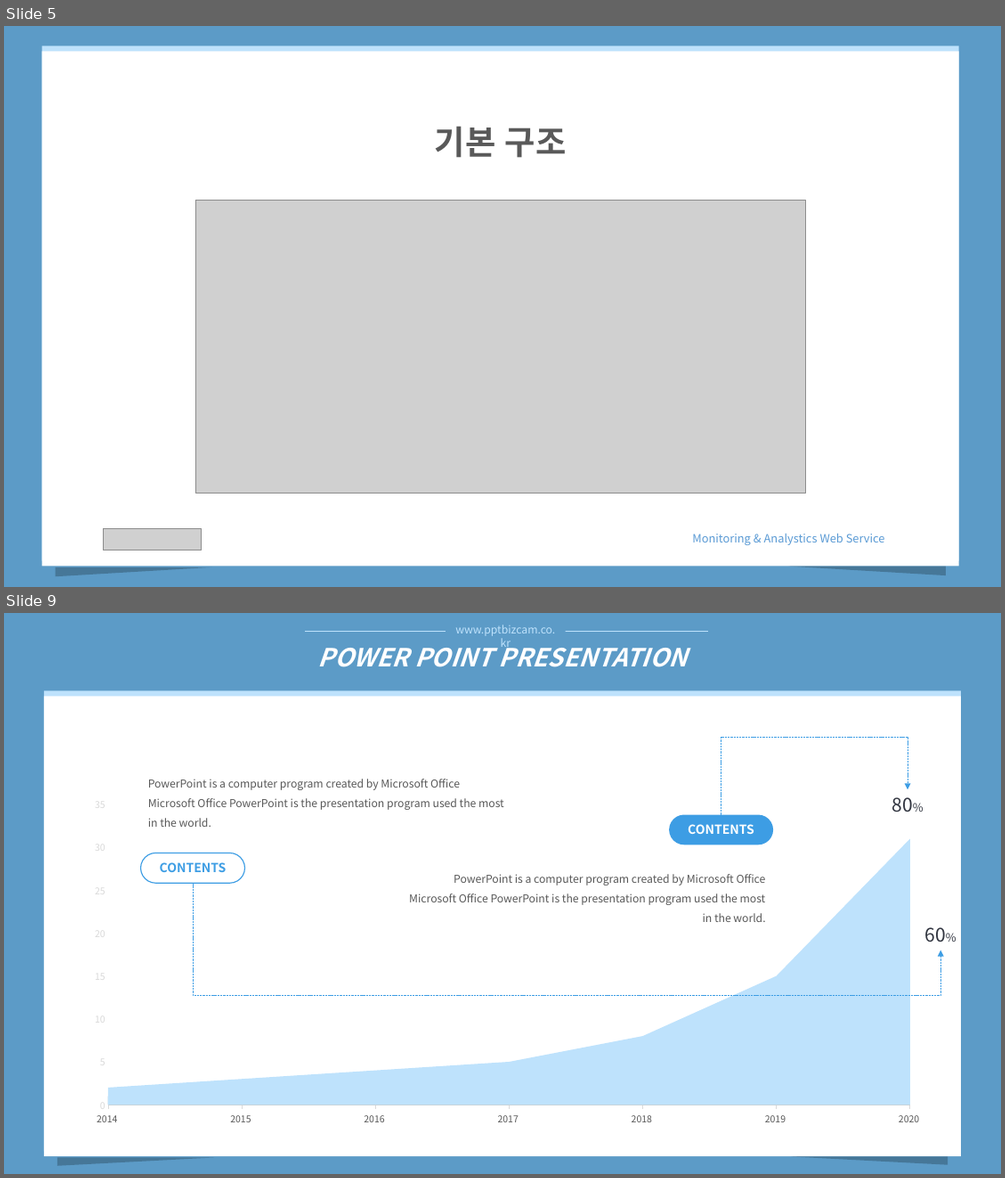
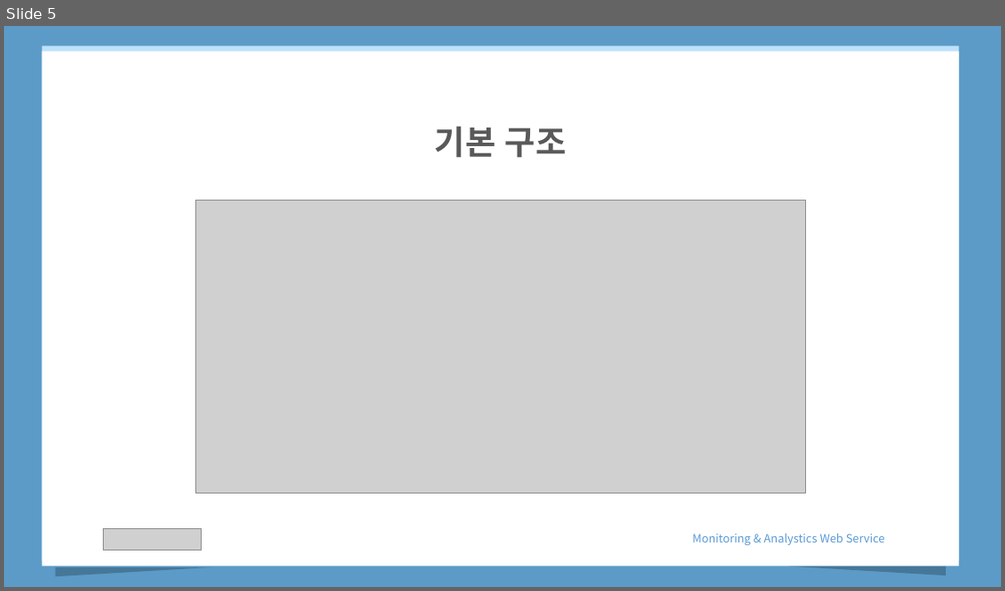
Before and after one commit to haomaru88/first_web, a slide deck: MonitoringWeb.pptx. Shown one above the other, each under a label of ours: slides 5 and 9 before the commit, slide 5 after it; the slides between them are not shown. The pictures are 1005x1178 and 1005x591 pixels, drawn with LibreOffice and Linux fonts; fonts in the diff are those of the drawing; grey boxes stand for pictures. Boxes give left, top, right and bottom in pixels: in the first picture for what was removed or moved away, otherwise in the second. Text is boxed around its words. In the diff, an @@ line names an element or a change of style, - is before the commit and + after.

```diff
--- a/MonitoringWeb.pptx
+++ b/MonitoringWeb.pptx
@@ slide 9 removed at <box>4,613,1001,1174</box>, background #5C9BC7 @@
@@ line removed from (306, 631) to (708, 631) @@
@@ text removed at <box>455,625,555,650</box> @@
-www.pptbizcam.co.kr
@@ text removed at <box>318,640,688,667</box> @@
-POWER POINT PRESENTATION
@@ rectangle removed at <box>44,696,961,1156</box> @@
@@ elbow arrow removed from (721, 815) to (907, 789) @@
@@ area chart removed at <box>77,791,938,1132</box> @@
-categories: 2014, 2015, 2016, 2017, 2018, 2019, 2020
-Series 1: 2, 3, 4, 5, 8, 15, 31
-Series 2: 1, 2, 2, 3, 5, 11, 21
@@ text removed at <box>148,779,504,827</box> @@
-PowerPoint is a computer program created by Microsoft Office
-Microsoft Office PowerPoint is the presentation program used the most in the world.
@@ text removed at <box>891,797,912,812</box> @@
-80%
@@ rounded rectangle removed at <box>669,815,773,844</box> @@
-CONTENTS
@@ rounded rectangle removed at <box>141,853,245,883</box> @@
-CONTENTS
@@ text removed at <box>409,874,766,922</box> @@
-PowerPoint is a computer program created by Microsoft Office
-Microsoft Office PowerPoint is the presentation program used the most in the world.
@@ elbow arrow removed from (193, 883) to (941, 950) @@
@@ text removed at <box>925,927,946,942</box> @@
-60%
@@ right triangle removed at <box>57,1158,214,1166</box> @@
@@ right triangle removed at <box>791,1157,947,1165</box> @@
```
Also in this commit, not shown: 1 slide changed, 1 slide added, 5 other slides removed, 1 other file.
